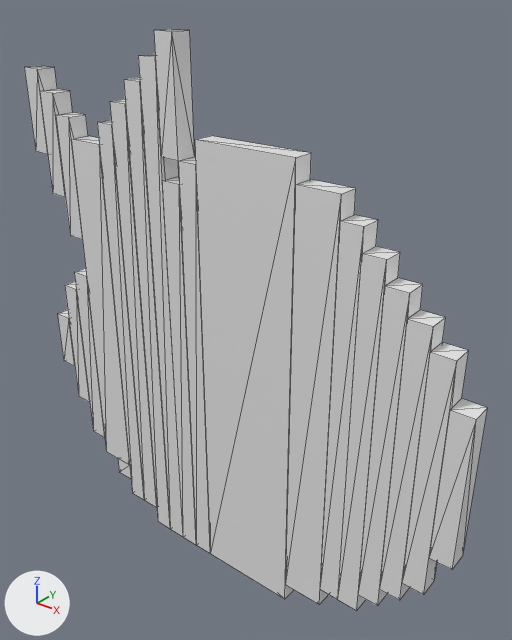
One commit to the FBX model UE4Project/Content/Content_DLC6/Actors/Items/Food/Food8/SM_HealthDrops_ChorusFruit.fbx: the scene before it, then after it.
The view is the same before and after, from a 50 mm lens placed at (0.591, -0.672, 0.464), pointed at (0.025, 0.036, 0.026). Lighting does not change. The marker at lower left points along +X, +Y and +Z. Mesh edges are drawn as thin lines. Where no turn or scale is listed for an object, it has been applied to the vertices. Vertices at the same position are counted once.

Names of what the first picture shows: 'f37eaa76-a085-3942-ef7d-5c6e28950145'.
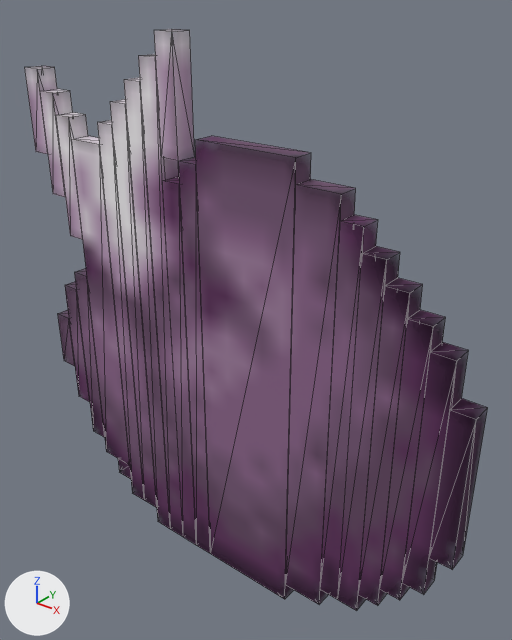
The newer file is also turned or shifted as a whole; pictures and numbers use the older file's frame.

What changed in the scene script:
```text
Add img_t_chorusfruit_png:
    img_t_chorusfruit_png = load_image('T_ChorusFruit.png', 'T_ChorusFruit.png', 32, 32, 'sRGB')
Change mat_mi_healthdrops_chorusfruit:
    remove mat_mi_healthdrops_chorusfruit.base_color = (0.8, 0.8, 0.8)  # white #e7e7e7
    add mat_mi_healthdrops_chorusfruit.texture = img_t_chorusfruit_png  # with its transparency
    mat_mi_healthdrops_chorusfruit.roughness: 0.4 -> 1.0
Change me_mesh_11:
    where me_mesh_11.from_pydata(...)  # 168 vertices, 276 faces; spans x -0.342..0.405, y -0.031..0.0, z -0.405..0.405
    used by ob_f37eaa76_a085_3942_ef7d_5c6e28950145; location = (-0.032, 0.014, -0.001)
    me_mesh_11 part 1: the loose piece of 8 vertices spanning x 0.156..0.218, y -0.031..0.0, z -0.374..0.249 is scaled about its middle by (2.5, 1, 1.1), then moved by (-0.109, 0.0, 0.0)
    me_mesh_11 part 2
    me_mesh_11.vertices[68].co: (0.156, -0.031, -0.405) -> (-0.187, -0.031, -0.311)  # pixel (284, 599) -> pixel (129, 465)
    me_mesh_11.vertices[69].co: (0.156, 0.0, -0.405) -> (-0.187, 0.0, -0.311)
    me_mesh_11.vertices[70].co: (0.156, -0.031, 0.28) -> (-0.187, -0.031, 0.249)  # pixel (295, 157) -> pixel (99, 144)
    me_mesh_11.vertices[71].co: (0.156, 0.0, 0.28) -> (-0.187, 0.0, 0.249)  # pixel (311, 152) -> not seen
    me_mesh_11.vertices[72].co: (0.0, -0.031, 0.28) -> (-0.249, -0.031, 0.249)  # pixel (194, 139) -> pixel (71, 139)
    me_mesh_11.vertices[73].co: (0.0, 0.0, 0.28) -> (-0.249, 0.0, 0.249)  # pixel (211, 135) -> pixel (88, 135)
    me_mesh_11.vertices[74].co: (0.0, -0.031, -0.405) -> (-0.249, -0.031, -0.311)  # pixel (210, 553) -> pixel (106, 451)
    me_mesh_11.vertices[75].co: (0.0, 0.0, -0.405) -> (-0.249, 0.0, -0.311)
    me_mesh_11.vertices[76].co: (-0.187, -0.031, -0.311) -> (0.0, -0.031, 0.249)  # pixel (129, 465) -> pixel (195, 164)
    me_mesh_11.vertices[77].co: (-0.187, 0.0, -0.311) -> (0.0, 0.0, 0.249)
    me_mesh_11.vertices[78].co: (-0.187, -0.031, 0.249) -> (-0.031, -0.031, -0.405)  # pixel (99, 144) -> pixel (196, 545)
    me_mesh_11.vertices[79].co: (-0.187, 0.0, 0.249) -> (-0.031, 0.0, -0.405)
    me_mesh_11.vertices[80].co: (-0.249, -0.031, 0.249) -> (0.218, -0.031, -0.374)  # pixel (71, 139) -> pixel (319, 604)
    me_mesh_11.vertices[81].co: (-0.249, 0.0, 0.249) -> (0.218, 0.0, -0.374)  # pixel (88, 135) -> not seen
    me_mesh_11.vertices[82].co: (-0.249, -0.031, -0.311) -> (0.218, -0.031, 0.249)  # pixel (106, 451) -> pixel (341, 194)
    me_mesh_11.vertices[83].co: (-0.249, 0.0, -0.311) -> (0.218, 0.0, 0.249)  # not seen -> pixel (355, 188)
    me_mesh_11.vertices[84].co: (0.0, -0.031, 0.249) -> (0.156, -0.031, 0.249)  # pixel (195, 164) -> pixel (295, 184)
    me_mesh_11.vertices[85].co: (0.0, 0.0, 0.249) -> (0.156, 0.0, 0.249)  # not seen -> pixel (310, 179)
    me_mesh_11.vertices[86].co: (-0.031, -0.031, -0.405) -> (0.156, -0.031, -0.374)  # pixel (196, 545) -> pixel (285, 584)
    me_mesh_11.vertices[87].co: (-0.031, 0.0, -0.405) -> (0.156, 0.0, -0.374)
    me_mesh_11 part 3: 236 kept faces spanning x -0.342..0.405, y -0.031..0.0, z -0.405..0.405 get new texture (UV) coordinates
```

Location of each change, (x1, y1, x2, y2) in pixels of the pictures (512 x 640 px; the box of a moved part takes in the faces that stretch with it):
'f37eaa76-a085-3942-ef7d-5c6e28950145', surface changed, reshaped (grey to purple)
    before: (24, 29, 488, 611)
    after: (26, 29, 487, 611)
part 1 of me_mesh_11, moved or reshaped
    before: (285, 179, 356, 605)
    after: (195, 136, 311, 599)
part 2 of me_mesh_11, moved or reshaped
    before: (71, 136, 311, 599)
    after: (71, 136, 355, 605)
part 3 of me_mesh_11, surface changed (grey to purple)
    both: (26, 29, 487, 611)
